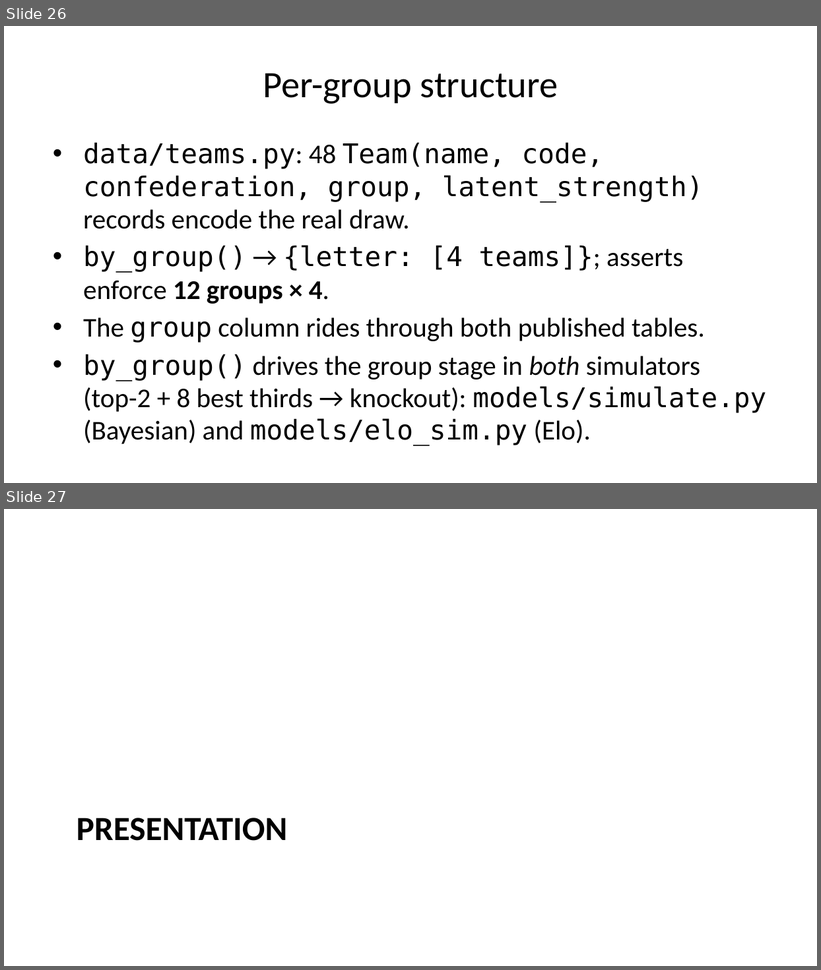
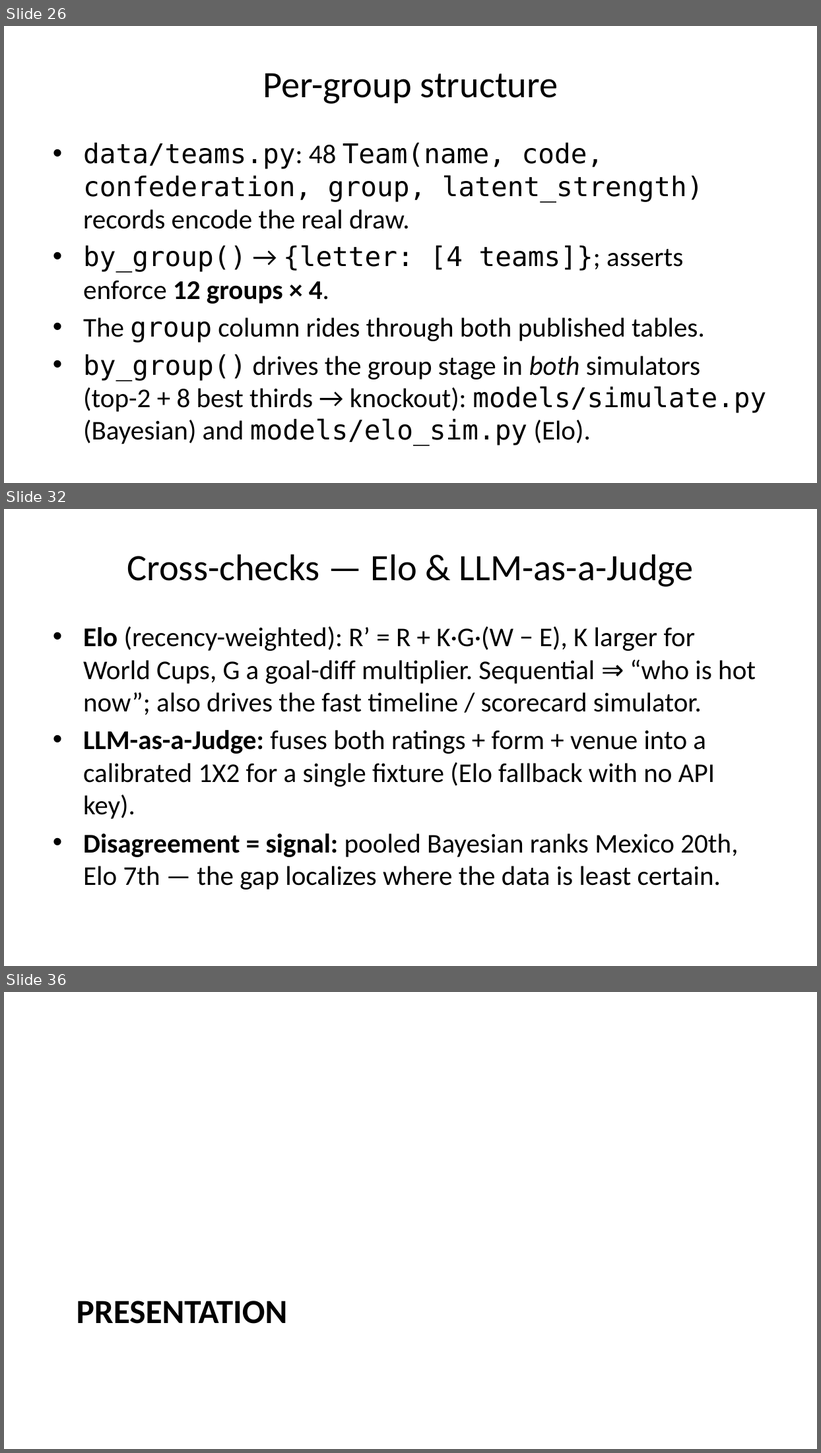
Before and after one commit to mariaob1201/2026wc-analytics, a slide deck: docs/data_pipeline_slides.pptx. Shown one above the other, each under a label of ours: slides 26 and 27 before the commit, slides 26, 32 and 36 after it; the slides between them are not shown. The pictures are 821x970 and 821x1453 pixels, drawn with LibreOffice and Linux fonts; fonts in the diff are those of the drawing. Boxes give left, top, right and bottom in pixels: in the first picture for what was removed or moved away, otherwise in the second. Text is boxed around its words. In the diff, an @@ line names an element or a change of style, - is before the commit and + after.

```diff
--- a/docs/data_pipeline_slides.pptx
+++ b/docs/data_pipeline_slides.pptx
@@ slide 32 added at (4,509,817,966), background #FFFFFF @@
@@ title added at (127,554,694,587), 33 pt, text #000000 @@
+Cross-checks — Elo & LLM-as-a-Judge
@@ text added at (83,626,756,890), 24 pt, text #000000 @@
+• Elo (recency-weighted): R’ = R + K·G·(W − E), K larger for World Cups, G a goal-diff multiplier. Sequential ⇒ “who is hot now”; also drives the fast timeline / scorecard simulator.
+• LLM-as-a-Judge: fuses both ratings + form + venue into a calibrated 1X2 for a single fixture (Elo fallback with no API key).
+• Disagreement = signal: pooled Bayesian ranks Mexico 20th, Elo 7th — the gap localizes where the data is least certain.
@@ what was slide 27 is now slide 36 @@
```
Also in this commit, not shown: 8 other slides added, 2 other files.
